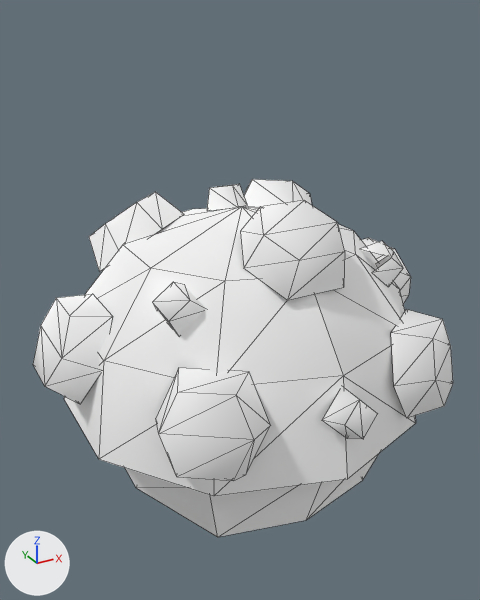
A saved change to the OBJ model Assets/Art/Nova1492/GXConverted/Models/Characters/MobAndBoss/datan_common_mob8-legs_4bdc5909.obj.
The view is the same before and after, from a camera (50 mm lens) standing at (-1.05, -2.72, 1.25) and looking at (0.3, -0.26, 0.02). Every picture has the same lights, and +X, +Y and +Z are marked at lower left. The older version comes first. Mesh edges are drawn as thin lines. Where no turn or scale is listed for an object, it has been applied to the vertices.

The first picture shows 'datan_common_mob8-legs_4bdc5909'.
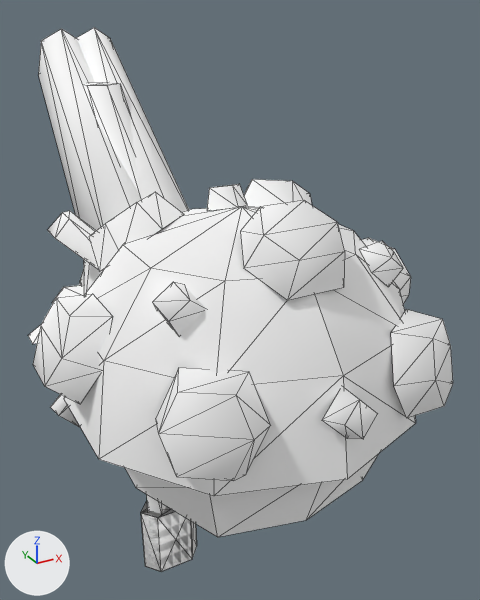
Not visible in the pictures: 'datan_common_mob8-legs_4bdc5909_mesh16'.

Location of each change, [x1, y1, x2, y2] in pixels of the pictures (480 x 600 px):
'datan_common_mob8-legs_4bdc5909_mesh14', added: after [38, 29, 142, 295]
'datan_common_mob8-legs_4bdc5909_mesh10', added: after [77, 28, 189, 212]
'datan_common_mob8-legs_4bdc5909_mesh17', added: after [84, 82, 139, 192]
'datan_common_mob8-legs_4bdc5909_mesh11', added: after [141, 495, 196, 571]
'datan_common_mob8-legs_4bdc5909_mesh06', added: after [48, 211, 99, 270]
'datan_common_mob8-legs_4bdc5909_mesh15', added: after [141, 501, 197, 572]
'datan_common_mob8-legs_4bdc5909_mesh05', added: after [51, 394, 80, 427]
'datan_common_mob8-legs_4bdc5909_mesh12', added (mostly hidden): after [52, 285, 84, 303]
'datan_common_mob8-legs_4bdc5909_mesh08', added (mostly hidden): after [28, 325, 41, 344]
'datan_common_mob8-legs_4bdc5909_mesh13', added (mostly hidden): after [79, 269, 84, 285]

Edits to the bpy script that builds the scene:
```text
Add ob_datan_common_mob8_legs_4bdc5909_mesh17:
    ob_datan_common_mob8_legs_4bdc5909_mesh17 = bpy.data.objects.new('datan_common_mob8-legs_4bdc5909_mesh17', me_datan_common_mob8_legs_4bdc5909_mesh17)  # 10 vertices, 13 faces; spans x -0.121..0.121, y -0.06..0.673, z -0.155..0.909; in mat_datan_common_mob8_legs_4bdc5909 (white #ffffff)
    ob_datan_common_mob8_legs_4bdc5909_mesh17.location = (0.0, 0.0, 0.0)
Add ob_datan_common_mob8_legs_4bdc5909_mesh16:
    ob_datan_common_mob8_legs_4bdc5909_mesh16 = bpy.data.objects.new('datan_common_mob8-legs_4bdc5909_mesh16', me_datan_common_mob8_legs_4bdc5909_mesh16)  # 18 vertices, 18 faces; spans x -0.415..0.419, y -0.594..0.404, z -0.079..0.079; in mat_datan_common_mob8_legs_4bdc5909 (white #ffffff)
    ob_datan_common_mob8_legs_4bdc5909_mesh16.location = (0.0, 0.0, 0.0)
Add ob_datan_common_mob8_legs_4bdc5909_mesh15:
    ob_datan_common_mob8_legs_4bdc5909_mesh15 = bpy.data.objects.new('datan_common_mob8-legs_4bdc5909_mesh15', me_datan_common_mob8_legs_4bdc5909_mesh15)  # 32 vertices, 40 faces; spans x -0.16..0.16, y -0.08..0.08, z -1.6..0.03; in mat_datan_common_mob8_legs_4bdc5909 (white #ffffff)
    ob_datan_common_mob8_legs_4bdc5909_mesh15.location = (0.0, 0.0, 0.0)
Add ob_datan_common_mob8_legs_4bdc5909_mesh14:
    ob_datan_common_mob8_legs_4bdc5909_mesh14 = bpy.data.objects.new('datan_common_mob8-legs_4bdc5909_mesh14', me_datan_common_mob8_legs_4bdc5909_mesh14)  # 36 vertices, 64 faces; spans x -0.351..0.351, y -0.337..1.1, z -0.342..1.153; in mat_datan_common_mob8_legs_4bdc5909 (white #ffffff)
    ob_datan_common_mob8_legs_4bdc5909_mesh14.location = (0.0, 0.0, 0.0)
Add ob_datan_common_mob8_legs_4bdc5909_mesh13:
    ob_datan_common_mob8_legs_4bdc5909_mesh13 = bpy.data.objects.new('datan_common_mob8-legs_4bdc5909_mesh13', me_datan_common_mob8_legs_4bdc5909_mesh13)  # 46 vertices, 69 faces; spans x -0.222..0.222, y -0.303..1.064, z -0.942..0.295; in mat_datan_common_mob8_legs_4bdc5909 (white #ffffff)
    ob_datan_common_mob8_legs_4bdc5909_mesh13.location = (0.0, 0.0, 0.0)
Add ob_datan_common_mob8_legs_4bdc5909_mesh12:
    ob_datan_common_mob8_legs_4bdc5909_mesh12 = bpy.data.objects.new('datan_common_mob8-legs_4bdc5909_mesh12', me_datan_common_mob8_legs_4bdc5909_mesh12)  # 18 vertices, 18 faces; spans x -0.414..0.443, y -0.594..0.402, z -0.079..0.079; in mat_datan_common_mob8_legs_4bdc5909 (white #ffffff)
    ob_datan_common_mob8_legs_4bdc5909_mesh12.location = (0.0, 0.0, 0.0)
Add ob_datan_common_mob8_legs_4bdc5909_mesh11:
    ob_datan_common_mob8_legs_4bdc5909_mesh11 = bpy.data.objects.new('datan_common_mob8-legs_4bdc5909_mesh11', me_datan_common_mob8_legs_4bdc5909_mesh11)  # 32 vertices, 40 faces; spans x -0.16..0.16, y -0.08..0.08, z -1.6..0.03; in mat_datan_common_mob8_legs_4bdc5909 (white #ffffff)
    ob_datan_common_mob8_legs_4bdc5909_mesh11.location = (0.0, 0.0, 0.0)
Add ob_datan_common_mob8_legs_4bdc5909_mesh10:
    ob_datan_common_mob8_legs_4bdc5909_mesh10 = bpy.data.objects.new('datan_common_mob8-legs_4bdc5909_mesh10', me_datan_common_mob8_legs_4bdc5909_mesh10)  # 36 vertices, 64 faces; spans x -0.351..0.351, y -0.334..1.103, z -0.339..1.157; in mat_datan_common_mob8_legs_4bdc5909 (white #ffffff)
    ob_datan_common_mob8_legs_4bdc5909_mesh10.location = (0.0, 0.0, 0.0)
Add ob_datan_common_mob8_legs_4bdc5909_mesh08:
    ob_datan_common_mob8_legs_4bdc5909_mesh08 = bpy.data.objects.new('datan_common_mob8-legs_4bdc5909_mesh08', me_datan_common_mob8_legs_4bdc5909_mesh08)  # 18 vertices, 18 faces; spans x -0.599..0.35, y -0.365..0.388, z -0.079..0.079; in mat_datan_common_mob8_legs_4bdc5909 (white #ffffff)
    ob_datan_common_mob8_legs_4bdc5909_mesh08.location = (0.0, 0.0, 0.0)
Add ob_datan_common_mob8_legs_4bdc5909_mesh06:
    ob_datan_common_mob8_legs_4bdc5909_mesh06 = bpy.data.objects.new('datan_common_mob8-legs_4bdc5909_mesh06', me_datan_common_mob8_legs_4bdc5909_mesh06)  # 10 vertices, 16 faces; spans x -0.456..0.065, y -0.065..0.065, z -0.05..0.471; in mat_datan_common_mob8_legs_4bdc5909 (white #ffffff)
    ob_datan_common_mob8_legs_4bdc5909_mesh06.location = (0.0, 0.0, 0.0)
Add ob_datan_common_mob8_legs_4bdc5909_mesh05:
    ob_datan_common_mob8_legs_4bdc5909_mesh05 = bpy.data.objects.new('datan_common_mob8-legs_4bdc5909_mesh05', me_datan_common_mob8_legs_4bdc5909_mesh05)  # 10 vertices, 16 faces; spans x -0.553..0.074, y -0.065..0.065, z -0.546..0.081; in mat_datan_common_mob8_legs_4bdc5909 (white #ffffff)
    ob_datan_common_mob8_legs_4bdc5909_mesh05.location = (0.0, 0.0, 0.0)
```
